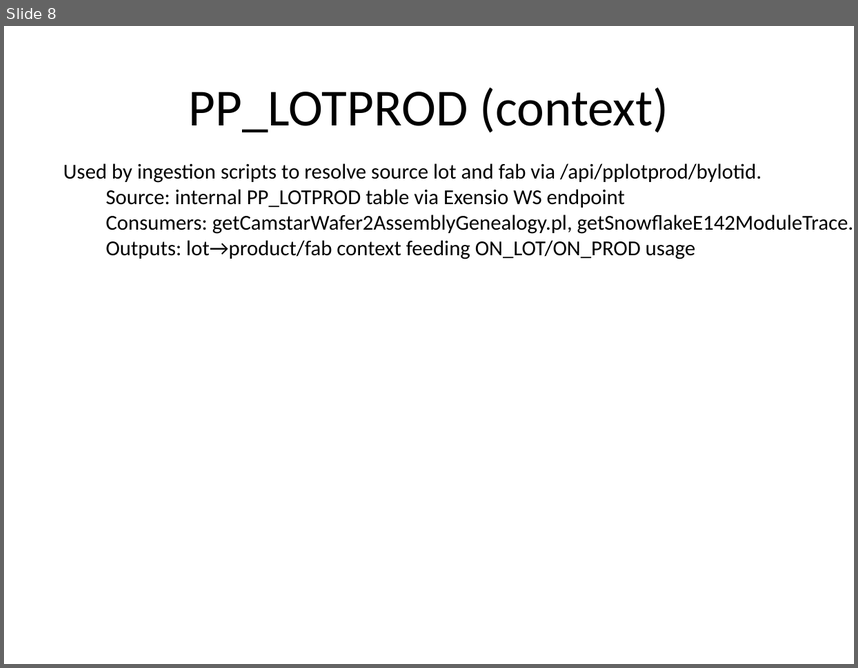
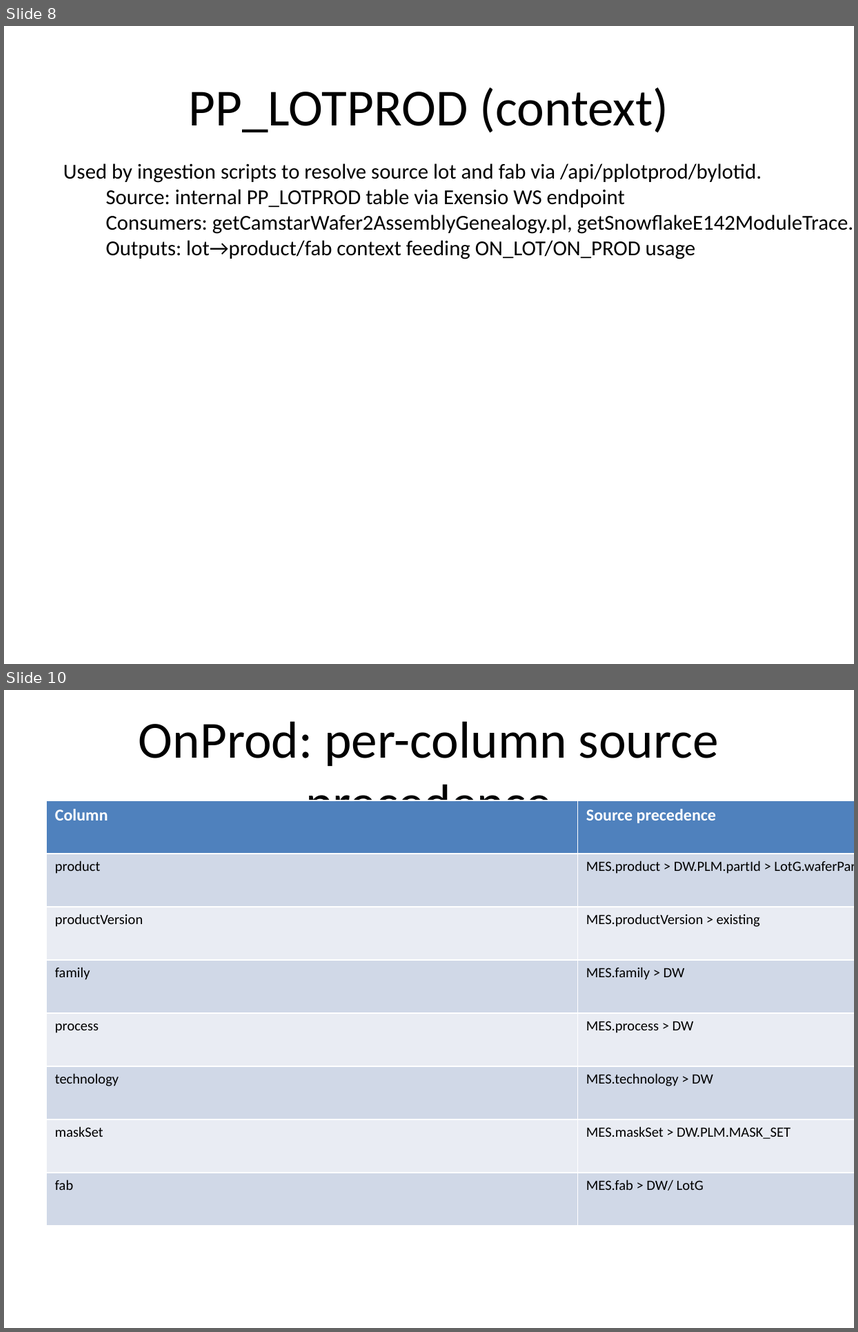
Before and after one commit to ejkorg/ert, a slide deck: docs/refb-endpoints-data-sources.pptx. Shown one above the other, each under a label of ours: slide 8 before the commit, slides 8 and 10 after it; the slides between them are not shown. The pictures are 858x668 and 858x1332 pixels, drawn with LibreOffice and Linux fonts; fonts in the diff are those of the drawing. Boxes give left, top, right and bottom in pixels: in the first picture for what was removed or moved away, otherwise in the second. Text is boxed around its words. In the diff, an @@ line names an element or a change of style, - is before the commit and + after.

Commit message:
Deck: add per-column source precedence slides for OnLot/OnProd/OnScribe/OnSlice/OnWmap

```diff
--- a/docs/refb-endpoints-data-sources.pptx
+++ b/docs/refb-endpoints-data-sources.pptx
@@ slide 10 added at box(4, 690, 854, 1328), background #FFFFFF @@
@@ title added at box(139, 721, 719, 801), 44 pt, text #000000 @@
+OnProd: per-column source precedence
@@ table added at box(47, 800, 854, 1225), 8 rows, 2 columns @@
+Column | Source precedence
+product | MES.product > DW.PLM.partId > LotG.waferPartAlternateProduct
+productVersion | MES.productVersion > existing
+family | MES.family > DW
+process | MES.process > DW
+technology | MES.technology > DW
+maskSet | MES.maskSet > DW.PLM.MASK_SET
+fab | MES.fab > DW/ LotG
```
Also in this commit, not shown: 4 other slides added, 1 other file.
